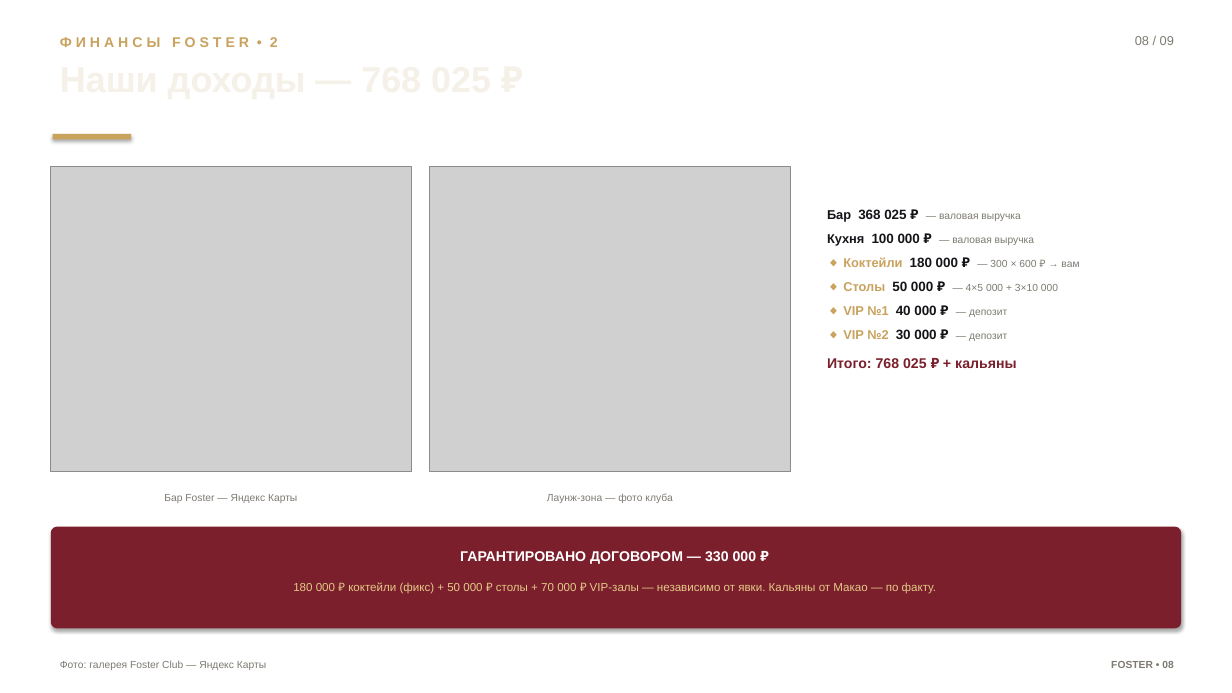
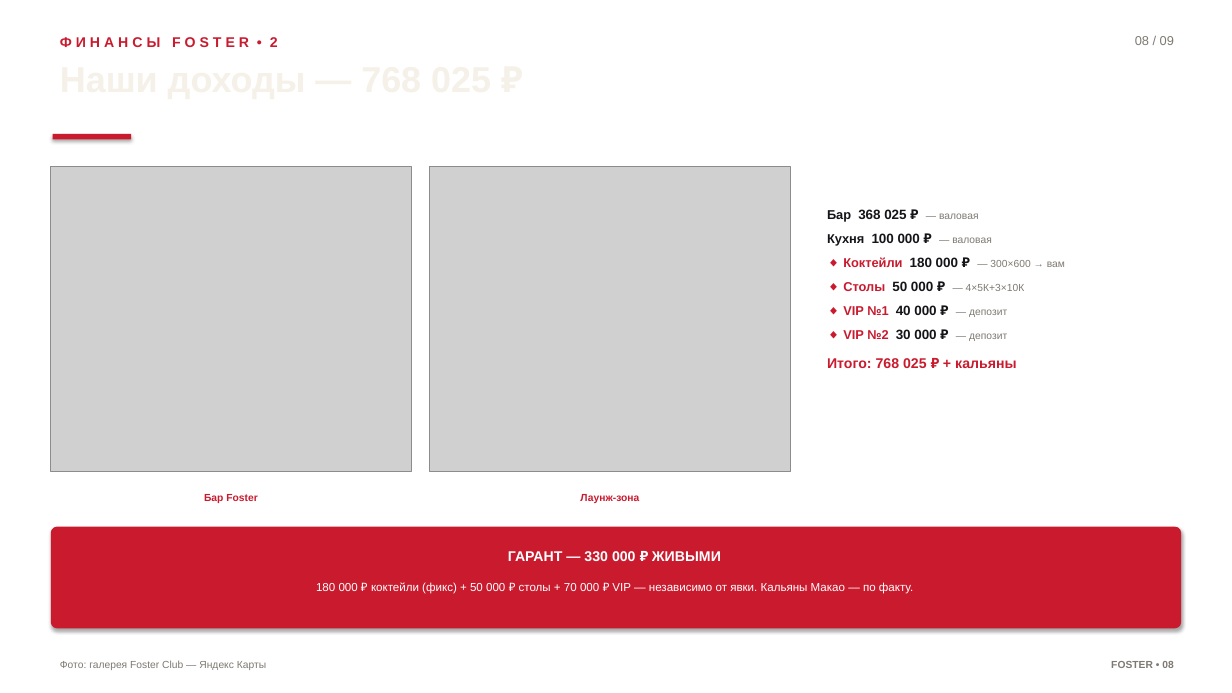
Before and after one commit to navruzhusainov-commits/vecherinka, a slide deck: slide 8 of Foster_Gleb_Noemy_Presentation.pptx. Drawn at 1232x693 pixels with LibreOffice and Linux fonts; fonts in the diff are those of the drawing; grey boxes stand for pictures. Boxes give left, top, right and bottom in pixels: in the first picture for what was removed or moved away, otherwise in the second. Text is boxed around its words. In the diff, an @@ line names an element or a change of style, - is before the commit and + after.

```diff
--- a/Foster_Gleb_Noemy_Presentation.pptx
+++ b/Foster_Gleb_Noemy_Presentation.pptx
@@ text "Ф И Н А Н ..." at bbox=[60, 37, 278, 47]: text colour #C9A25E to #C91A2E @@
@@ rectangle at bbox=[53, 134, 131, 140]: fill #C9A25E to #C91A2E @@
@@ text at bbox=[827, 209, 1065, 291]: text changed; bold on @@
-Бар 368 025 ₽ — валовая выручка
-Кухня 100 000 ₽ — валовая выручка
-◆ Коктейли 180 000 ₽ — 300 × 600 ₽ → вам
-◆ Столы 50 000 ₽ — 4×5 000 + 3×10 000
+Бар 368 025 ₽ — валовая
+Кухня 100 000 ₽ — валовая
+◆ Коктейли 180 000 ₽ — 300×600 → вам
+◆ Столы 50 000 ₽ — 4×5К+3×10К
@@ text at bbox=[827, 305, 1016, 368]: text colour #C9A25E to #C91A2E in "◆ VIP №1", "◆ VIP №2"; text colour #7A1F2B to #C91A2E in "Итого: 768 025 ₽ + кальяны" @@
@@ text at bbox=[204, 493, 257, 503]: text changed; text colour #7E7A72 to #C91A2E; bold on @@
-Бар Foster — Яндекс Карты
+Бар Foster
@@ text at bbox=[580, 494, 639, 503]: text changed; text colour #7E7A72 to #C91A2E; bold on @@
-Лаунж-зона — фото клуба
+Лаунж-зона
@@ rounded rectangle at bbox=[51, 527, 1181, 628]: fill #7A1F2B to #C91A2E @@
@@ text at bbox=[508, 551, 721, 561]: text changed @@
-ГАРАНТИРОВАНО ДОГОВОРОМ — 330 000 ₽
+ГАРАНТ — 330 000 ₽ ЖИВЫМИ
@@ text at bbox=[316, 582, 913, 594]: text changed; text colour #E5C888 to #FFFFFF @@
-180 000 ₽ коктейли (фикс) + 50 000 ₽ столы + 70 000 ₽ VIP-залы — независимо от явки. Кальяны от Макао — по факту.
+180 000 ₽ коктейли (фикс) + 50 000 ₽ столы + 70 000 ₽ VIP — независимо от явки. Кальяны Макао — по факту.
```
Also in this commit, not shown: 8 other slides changed, 10 other files.
